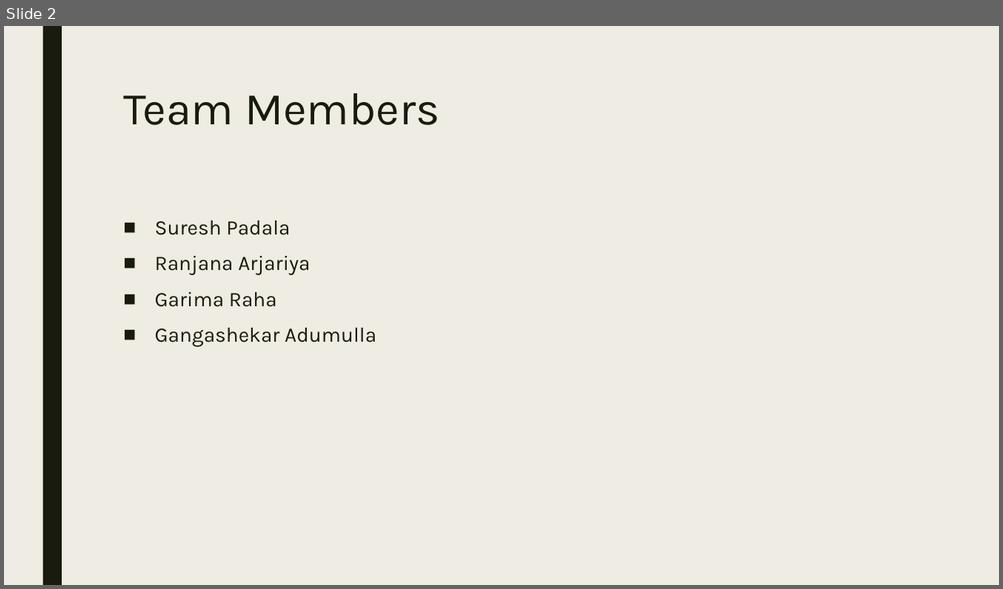
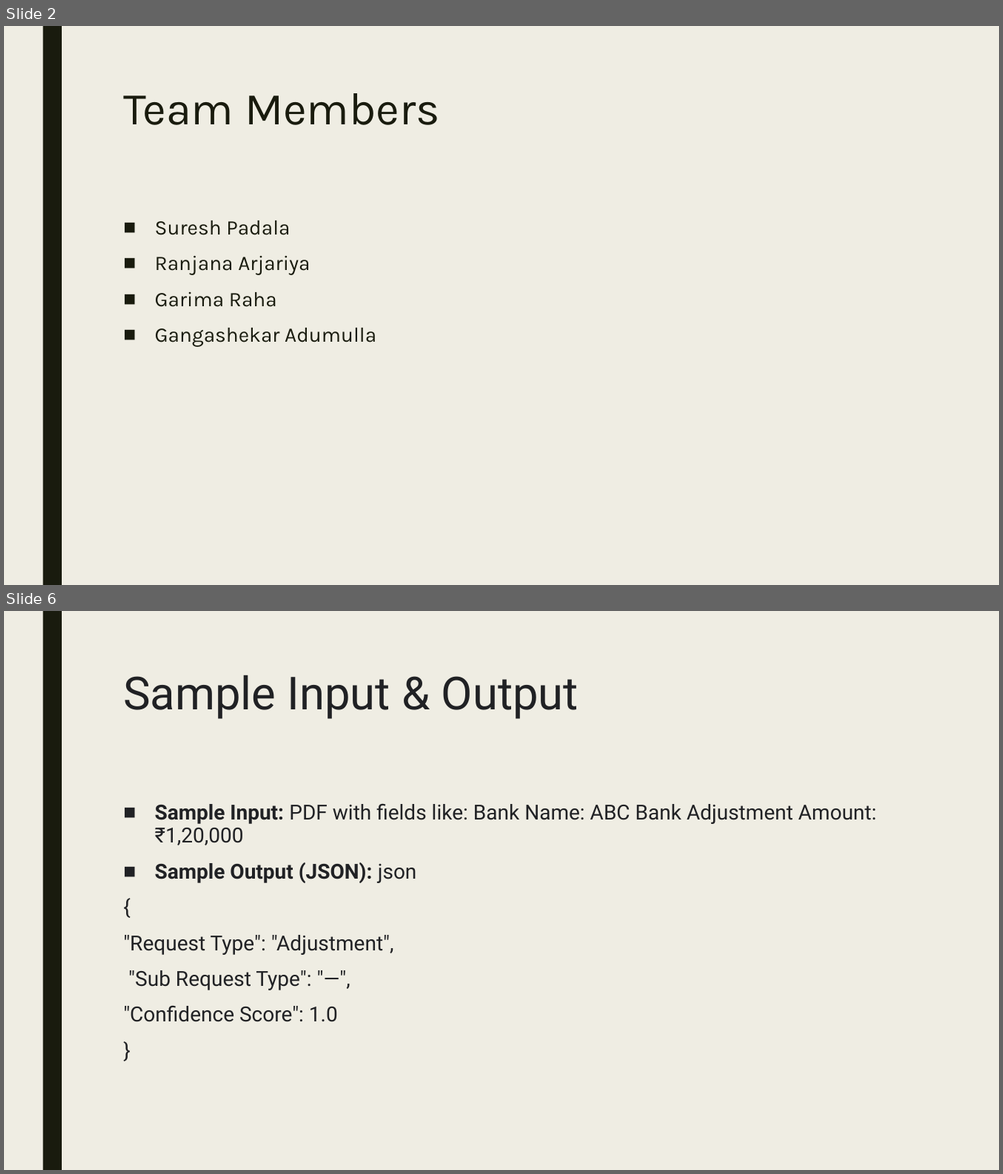
Before and after one commit to ewfx/gaied-ai-squad, a slide deck: artifacts/demo/AISquad_Gen AI Orchestrator for Email and Document Triage.pptx. Shown one above the other, each under a label of ours: slide 2 before the commit, slides 2 and 6 after it; the slides between them are not shown. The pictures are 1003x589 and 1003x1174 pixels, drawn with LibreOffice and Linux fonts; fonts in the diff are those of the drawing. Boxes give left, top, right and bottom in pixels: in the first picture for what was removed or moved away, otherwise in the second. Text is boxed around its words. In the diff, an @@ line names an element or a change of style, - is before the commit and + after.

```diff
--- a/artifacts/demo/AISquad_Gen AI Orchestrator for Email and Document Triage.pptx
+++ b/artifacts/demo/AISquad_Gen AI Orchestrator for Email and Document Triage.pptx
@@ slide 6 added at [4,611,999,1170], background #EFEDE3; not listed: 1 template element that a slide beside it also shows @@
@@ title added at [123,675,578,719], 44 pt, text #202124 @@
+Sample Input & Output
@@ text added at [123,803,876,1022], 20 pt, text #202124 @@
+■ Sample Input: PDF with fields like: Bank Name: ABC Bank Adjustment Amount: ₹1,20,000
+■ Sample Output (JSON): json
+{
+"Request Type": "Adjustment",
+"Sub Request Type": "—",
+"Confidence Score": 1.0
+}
```
Also in this commit, not shown: 2 slides changed, 5 other slides added, 5 slides removed.
